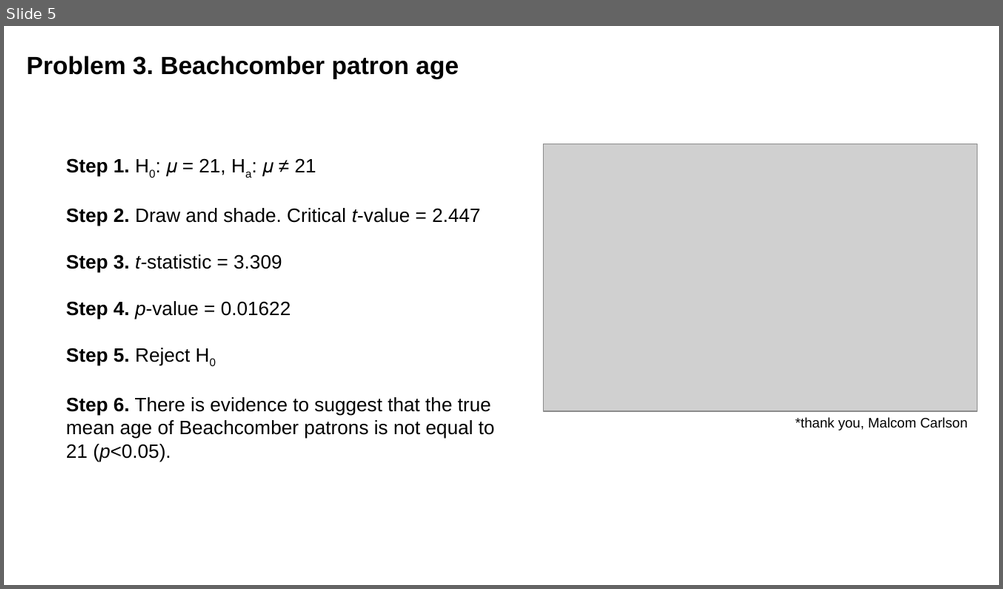
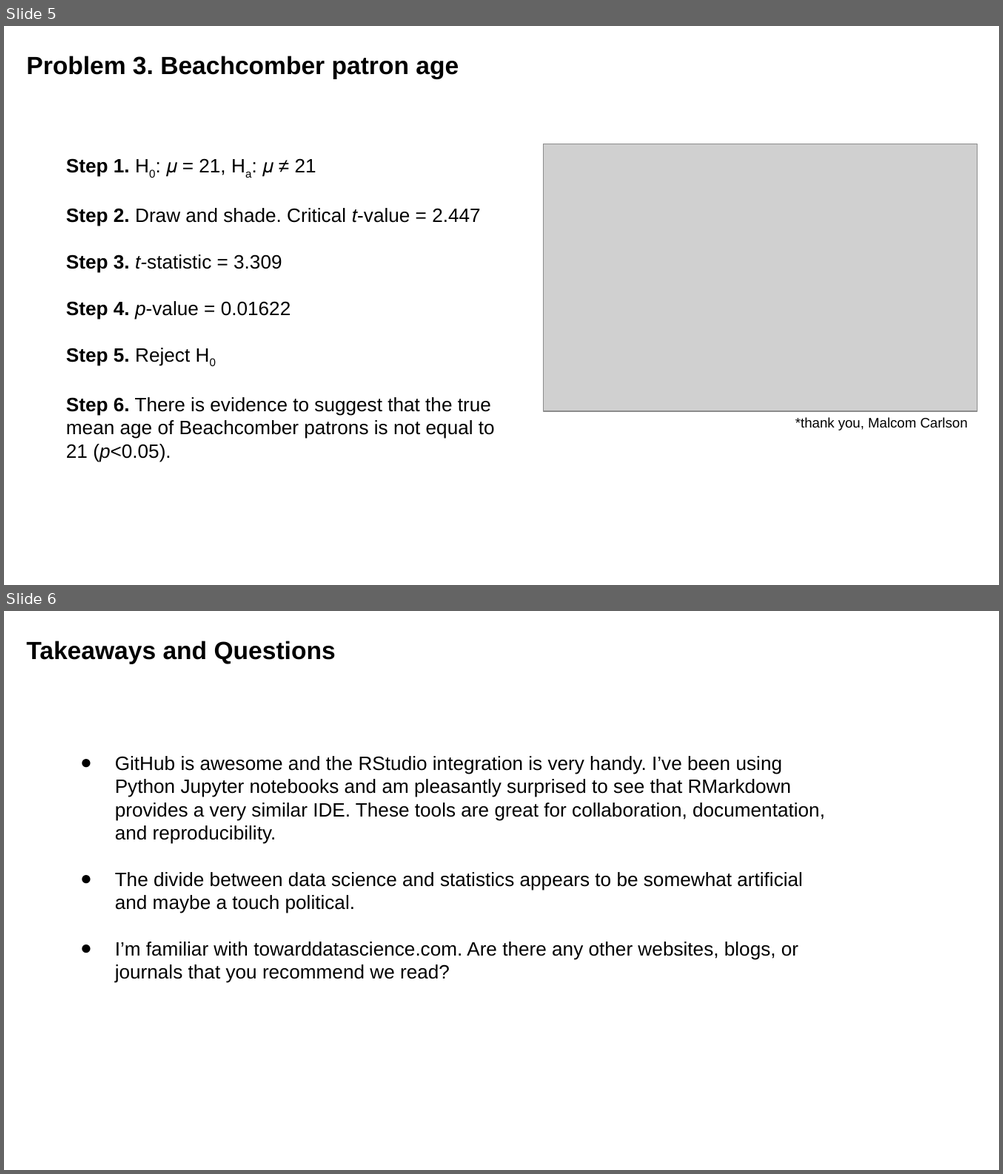
Before and after one commit to SRGarrity/MDS-6306-Doing-Data-Science-Fall-2019, a slide deck: Unit 1/Steven_Garrity_Unit1_ForLiveSession.pptx. Shown one above the other, each under a label of ours: slide 5 before the commit, slides 5 and 6 after it. The pictures are 1003x589 and 1003x1174 pixels, drawn with LibreOffice and Linux fonts; fonts in the diff are those of the drawing; grey boxes stand for pictures. Boxes give left, top, right and bottom in pixels: in the first picture for what was removed or moved away, otherwise in the second. Text is boxed around its words. In the diff, an @@ line names an element or a change of style, - is before the commit and + after.

```diff
--- a/Unit 1/Steven_Garrity_Unit1_ForLiveSession.pptx
+++ b/Unit 1/Steven_Garrity_Unit1_ForLiveSession.pptx
@@ slide 6 added at (x1=4, y1=611, x2=999, y2=1170), background #FFFFFF @@
@@ text added at (x1=26, y1=641, x2=336, y2=664), 18 pt, text #000000, bold @@
+Takeaways and Questions
@@ text added at (x1=115, y1=756, x2=825, y2=960), 14 pt, text #000000 @@
+● GitHub is awesome and the RStudio integration is very handy. I’ve been using Python Jupyter notebooks and am pleasantly surprised to see that RMarkdown provides a very similar IDE. These tools are great for collaboration, documentation, and reproducibility.
+● The divide between data science and statistics appears to be somewhat artificial and maybe a touch political.
+● I’m familiar with towarddatascience.com. Are there any other websites, blogs, or journals that you recommend we read?
```
Also in this commit, not shown: 1 slide changed, 1 other file.
